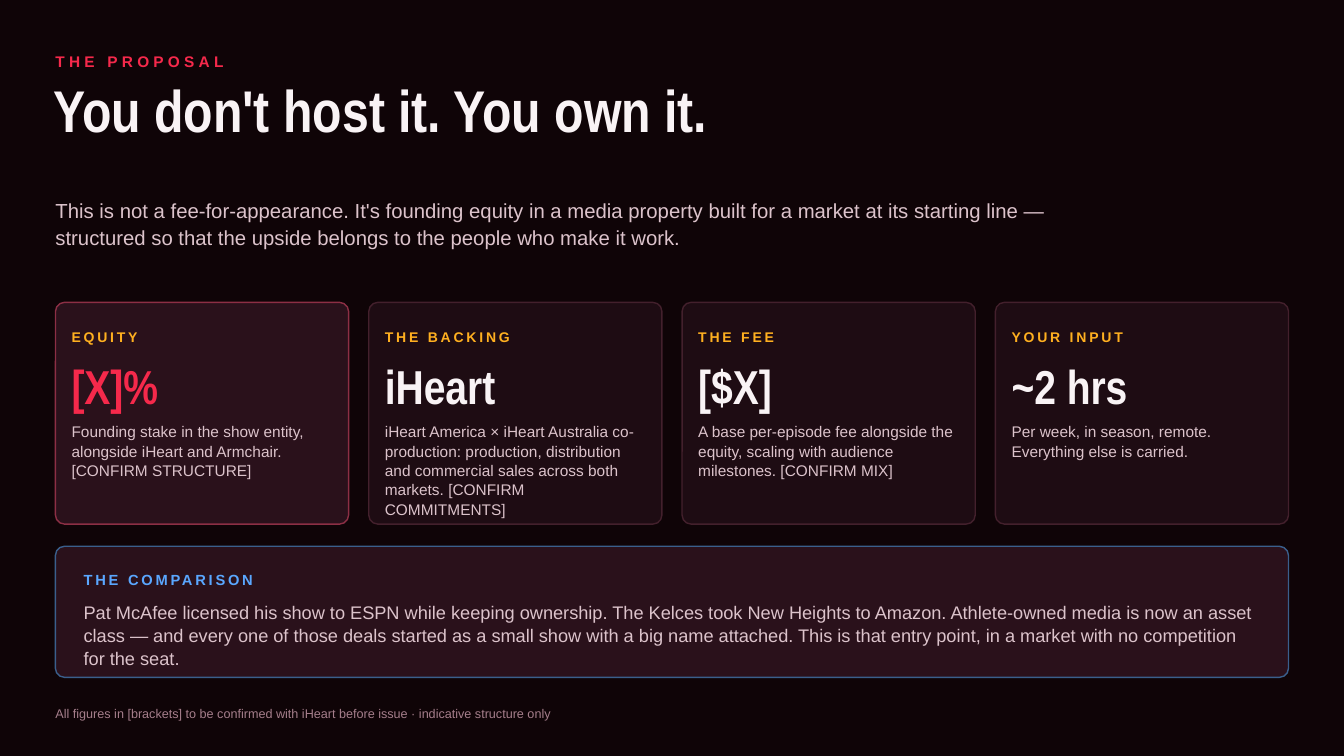
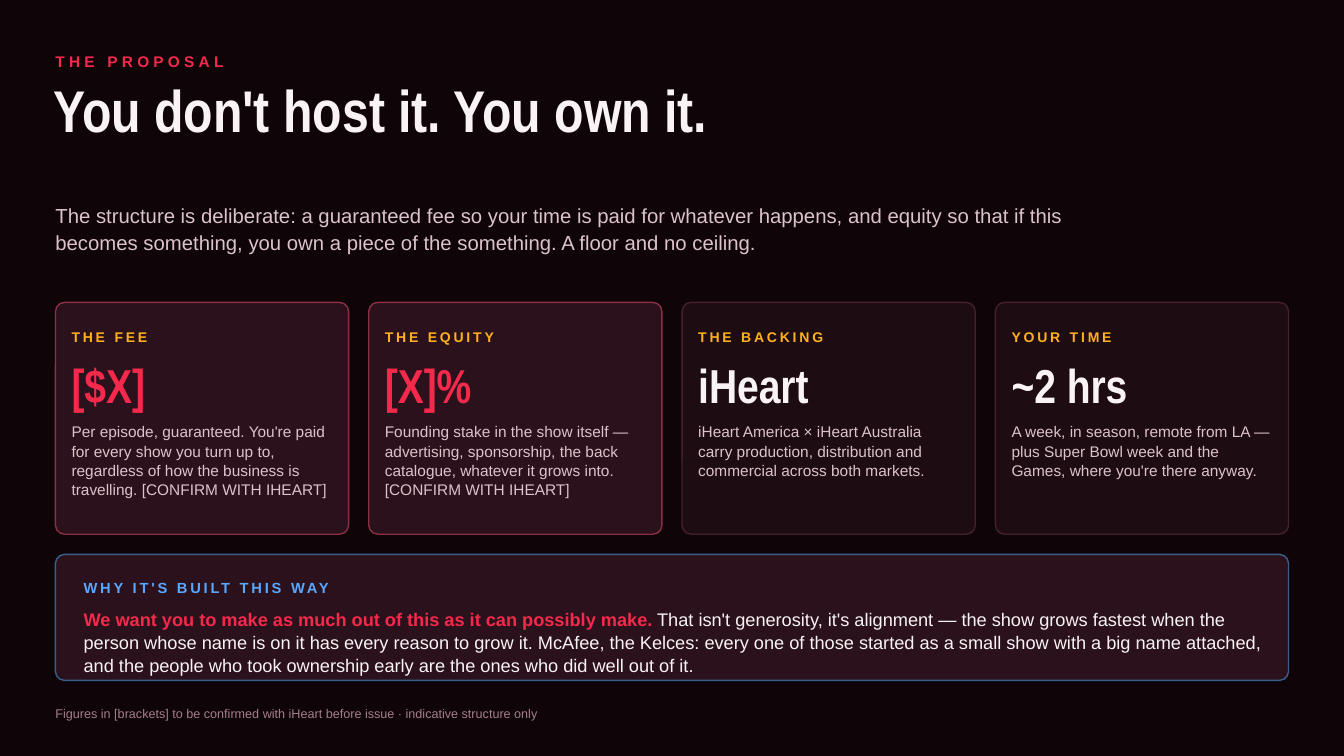
Before and after one commit to jvanders33/Armchair-NFL, a slide deck: slide 4 of pitch/Running-it-Back-Gurley.pptx (slide 5 before the commit). Drawn at 1344x756 pixels with LibreOffice and Linux fonts; fonts in the diff are those of the drawing. Boxes give left, top, right and bottom in pixels: in the first picture for what was removed or moved away, otherwise in the second. Text is boxed around its words. In the diff, an @@ line names an element or a change of style, - is before the commit and + after.

```diff
--- a/pitch/Running-it-Back-Gurley.pptx
+++ b/pitch/Running-it-Back-Gurley.pptx
@@ text at (55,208,1062,254): text changed @@
-This is not a fee-for-appearance. It's founding equity in a media property built for a market at its starting line — structured so that the upside belongs to the people who make it work.
+The structure is deliberate: a guaranteed fee so your time is paid for whatever happens, and equity so that if this becomes something, you own a piece of the something. A floor and no ceiling.
@@ rounded rectangle: place and size @@
-rounded rectangle at (55,302,349,524)
+rounded rectangle at (55,302,349,534)
@@ rounded rectangle: place and size @@
-rounded rectangle at (369,302,662,524)
+rounded rectangle at (369,302,662,534)
@@ rounded rectangle at (369,302,662,534): fill #1E0C13 to #2A111B; outline #43202C 1 pt to #8C2F45 1 pt; proportions changed @@
@@ rounded rectangle: place and size @@
-rounded rectangle at (682,302,975,524)
+rounded rectangle at (682,302,975,534)
@@ proportions changed in 4 elements at (55,555,1289,681), (55,302,349,534), (682,302,975,534), (995,302,1289,534) @@
@@ rounded rectangle: place and size @@
-rounded rectangle at (995,302,1289,524)
+rounded rectangle at (995,302,1289,534)
@@ text at (72,332,148,342): text changed @@
-EQUITY
+THE FEE
@@ text at (385,332,494,345): text changed @@
-THE BACKING
+THE EQUITY
@@ text at (698,332,823,342): text changed @@
-THE FEE
+THE BACKING
@@ text at (1012,332,1112,342): text changed @@
-YOUR INPUT
+YOUR TIME
@@ text at (72,367,146,412): text changed @@
-[X]%
+[$X]
@@ text at (385,368,472,412): text changed; text colour #F9F3F5 to #F5294B @@
-iHeart
+[X]%
@@ text at (698,368,808,404): text changed @@
-[$X]
+iHeart
@@ text at (72,426,327,498): text changed @@
-Founding stake in the show entity, alongside iHeart and Armchair. [CONFIRM STRUCTURE]
+Per episode, guaranteed. You're paid for every show you turn up to, regardless of how the business is travelling. [CONFIRM WITH IHEART]
@@ text at (385,426,618,498): text changed @@
-iHeart America × iHeart Australia co-production: production, distribution and commercial sales across both markets. [CONFIRM COMMITMENTS]
+Founding stake in the show itself — advertising, sponsorship, the back catalogue, whatever it grows into. [CONFIRM WITH IHEART]
@@ text at (698,426,924,476): text changed @@
-A base per-episode fee alongside the equity, scaling with audience milestones. [CONFIRM MIX]
+iHeart America × iHeart Australia carry production, distribution and commercial across both markets.
@@ text at (1012,426,1256,479): text changed @@
-Per week, in season, remote. Everything else is carried.
+A week, in season, remote from LA — plus Super Bowl week and the Games, where you're there anyway.
@@ rounded rectangle: place and size @@
-rounded rectangle at (55,546,1289,678)
+rounded rectangle at (55,555,1289,681)
@@ text at (158,582,168,593): text changed @@
-THE COMPARISON
+WHY IT'S BUILT THIS WAY
@@ text at (84,612,1261,676): text changed; text colour #DCC3CB to #F9F3F5 @@
-Pat McAfee licensed his show to ESPN while keeping ownership. The Kelces took New Heights to Amazon. Athlete-owned media is now an asset class — and every one of those deals started as a small show with a big name attached. This is that entry point, in a market with no competition for the seat.
+We want you to make as much out of this as it can possibly make. That isn't generosity, it's alignment — the show grows fastest when the person whose name is on it has every reason to grow it. McAfee, the Kelces: every one of those started as a small show with a big name attached, and the people who took ownership early are the ones who did well out of it.
@@ text at (55,709,537,721): text changed @@
-All figures in [brackets] to be confirmed with iHeart before issue · indicative structure only
+Figures in [brackets] to be confirmed with iHeart before issue · indicative structure only
```
Also in this commit, not shown: 3 other slides changed, 3 slides added, 3 slides removed, 4 other files.
